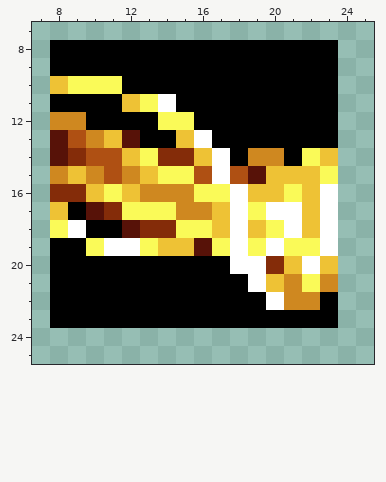
Pixel-art sprite, stored at src/main/resources/assets/unofficial-monumenta-mod/textures/abilities/dawnbringer/divine_beam.png. The picture above is the old version.
The file is 32x32 pixels. Shown: x 7..25, y 7..25.
After:
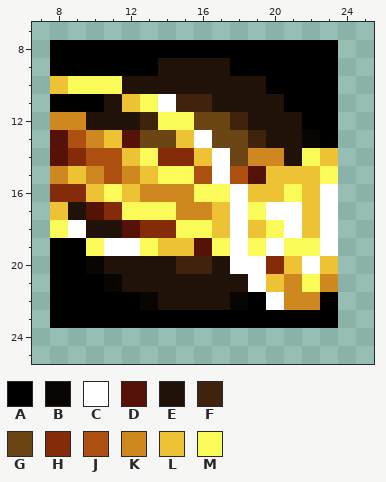
Palette (. is transparent): A #000000  B #090502  C #ffffff  D #571208  E #211209  F #40230d  G #6b4513  H #842c09  J #af5013  K #cf8820  L #eec235  M #fafa58
The edit:
Changed rows in their new state; - is an unchanged pixel.
first column x 9:
 9 -----EEEE-----
10 ---EEEEEEEE---
11 --E---FFEEEE--
12 -EEEF--GGFEEE-
13 ----GG--GGFEEB
14 ---------G--E-
17 E-------------
18 -EE-----------
20 -BEEEEFFE-----
21 --BEEEEEEE----
22 ----BEEEEB----
Pixel boxes of the changes (left, top, right, bottom) in both pictures:
changed: (68, 58, 320, 310)
